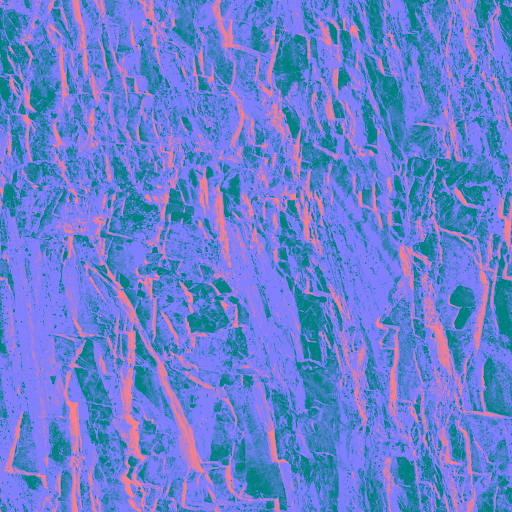
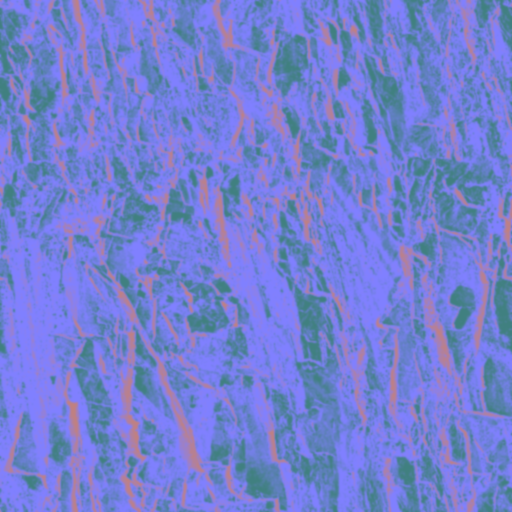
Comparing the layer stacks of the two w=512, h=512 images. Changes:
painted on "Layer #2" over <box>0,0,512,512</box>
painted on "Layer #1" over <box>0,0,512,512</box>
